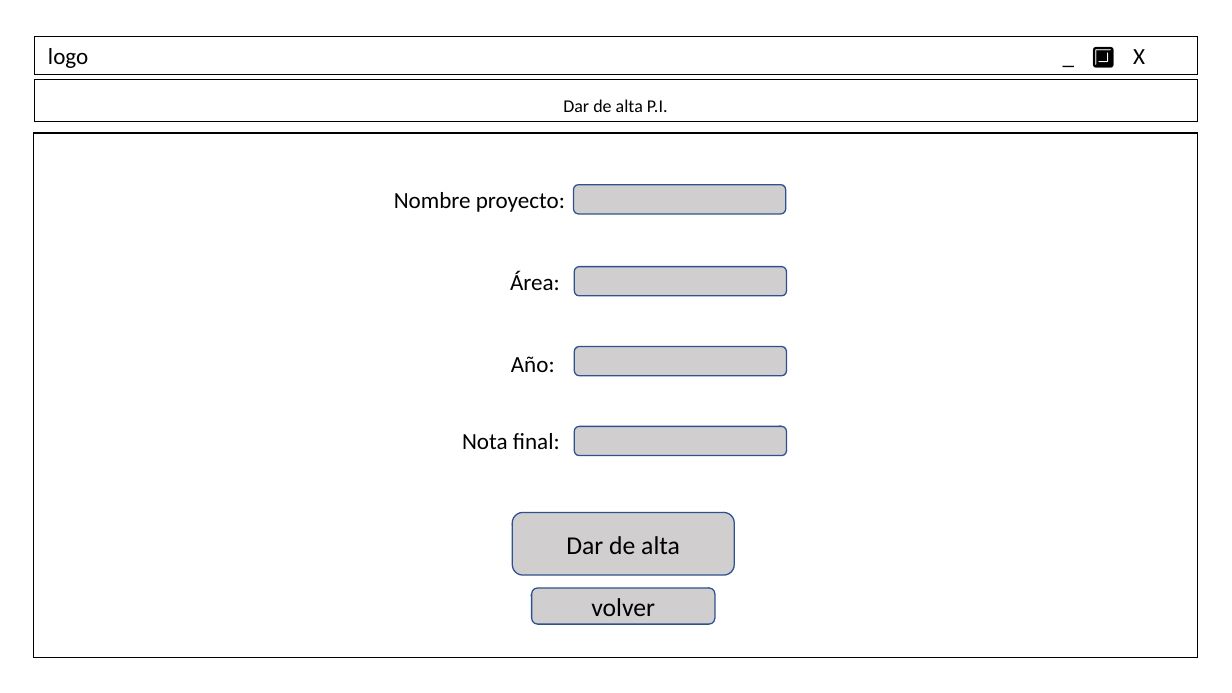
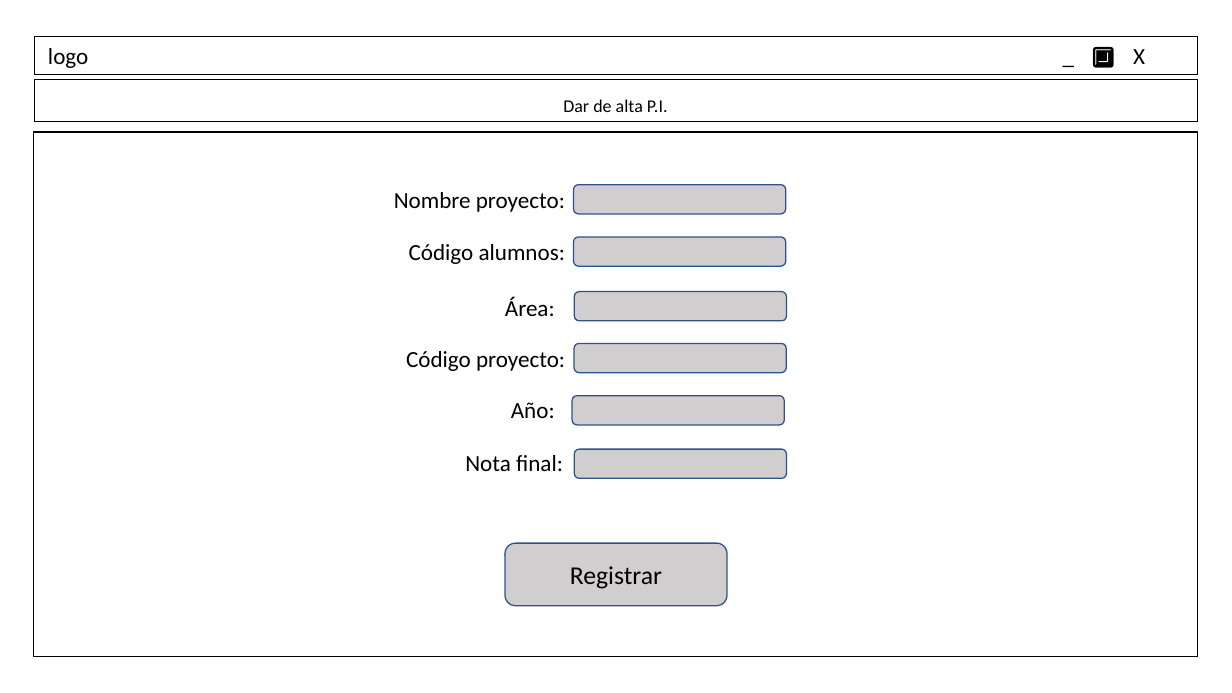
Before and after one commit to ElenaSaugar/PROYECTO-INTEGRADOR, a slide deck: slide 3 of Programacion/MockUp.odp. Drawn at 1232x693 pixels with LibreOffice and Linux fonts; fonts in the diff are those of the drawing. Boxes give left, top, right and bottom in pixels: in the first picture for what was removed or moved away, otherwise in the second. Text is boxed around its words. In the diff, an @@ line names an element or a change of style, - is before the commit and + after.

```diff
--- a/Programacion/MockUp.odp
+++ b/Programacion/MockUp.odp
@@ freeform shape at [33,132,1197,657]: outline redrawn @@
@@ freeform shape added at [574,237,787,266], fill #D0CECE, outline #2F528F 0.99 pt @@
@@ text added at [409,244,565,264], 18 pt, text #000000 @@
+Código alumnos:
@@ text "Área:": place and size @@
-text "Área:" at [510,270,560,290]
+text "Área:" at [505,296,555,316]
@@ freeform shape: place and size @@
-freeform shape at [575,267,787,297]
+freeform shape at [575,292,787,322]
@@ text added at [406,351,565,371], 18 pt, text #000000 @@
+Código proyecto:
@@ freeform shape at [574,344,787,373]: outline redrawn @@
@@ text "Año:": place and size @@
-text "Año:" at [511,356,555,372]
+text "Año:" at [511,402,555,418]
@@ freeform shape added at [572,396,785,425], fill #D0CECE, outline #2F528F 0.99 pt @@
@@ text "Nota final:": place and size @@
-text "Nota final:" at [462,433,560,449]
+text "Nota final:" at [465,455,563,471]
@@ freeform shape: place and size @@
-freeform shape at [575,426,787,456]
+freeform shape at [575,449,787,479]
@@ freeform shape removed at [512,513,734,576] @@
-Dar de alta
@@ freeform shape added at [506,543,727,606], fill #D0CECE, outline #2F528F 0.99 pt, 20 pt, text #000000 @@
+Registrar
@@ freeform shape removed at [531,588,714,624] @@
-volver
```
Also in this commit, not shown: 5 other slides changed, 1 slide removed.
